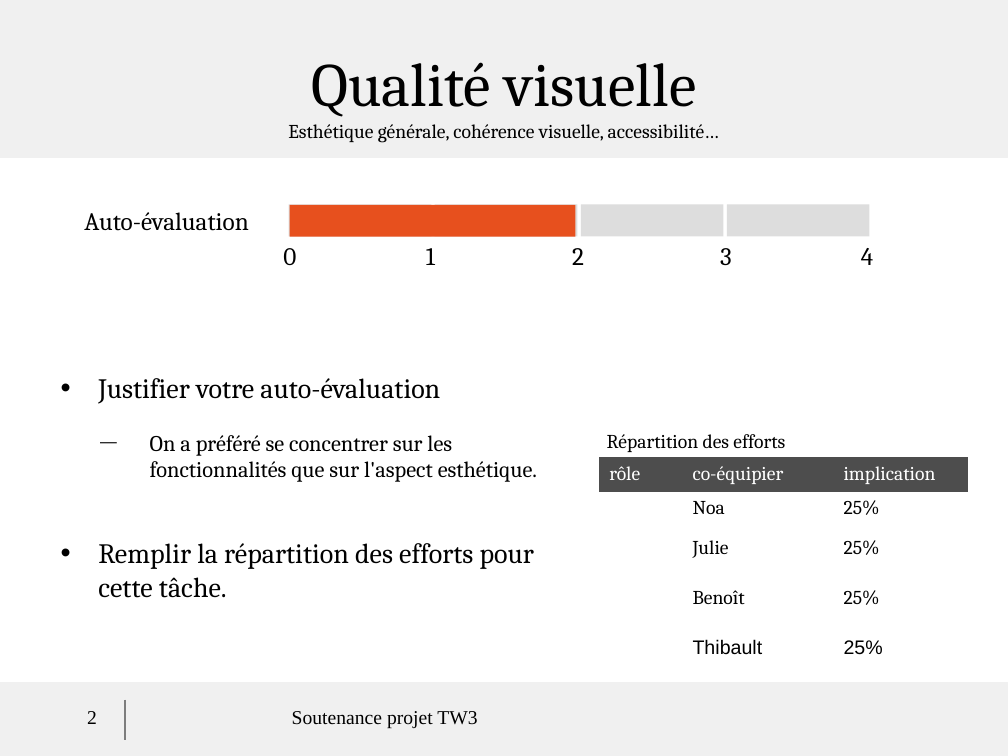
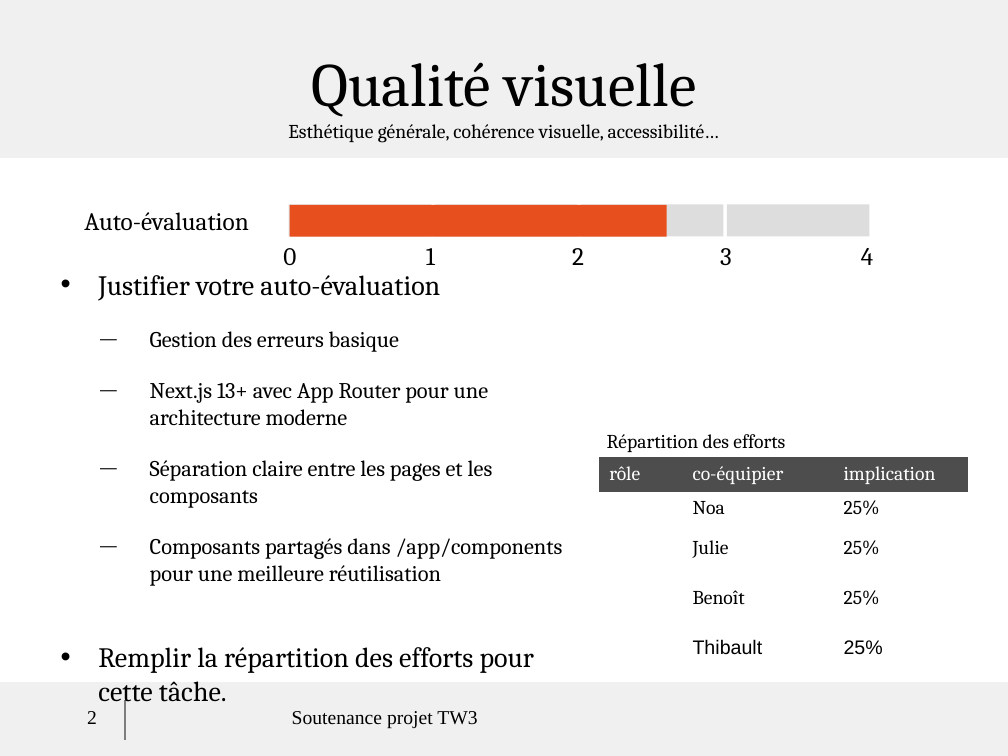
Before and after one commit to Kibanker/projet-tw, a slide deck: slide 2 of modele_soutenance_projet_2024.odp. Drawn at 1008x756 pixels with LibreOffice and Linux fonts; fonts in the diff are those of the drawing; background and template pictures are left out. Boxes give left, top, right and bottom in pixels: in the first picture for what was removed or moved away, otherwise in the second. Text is boxed around its words. In the diff, an @@ line names an element or a change of style, - is before the commit and + after.

```diff
--- a/modele_soutenance_projet_2024.odp
+++ b/modele_soutenance_projet_2024.odp
@@ rectangle resized from (x1=289, y1=205, x2=575, y2=236) to (x1=289, y1=205, x2=666, y2=236) @@
@@ text at (x1=150, y1=331, x2=563, y2=586): text changed @@
-  — On a préféré se concentrer sur les fonctionnalités que sur l'aspect esthétique.
+  — Gestion des erreurs basique
+  — Next.js 13+ avec App Router pour une architecture moderne
+  — Séparation claire entre les pages et les composants
+  — Composants partagés dans /app/components pour une meilleure réutilisation
```
Also in this commit, not shown: 1 other slide changed.
